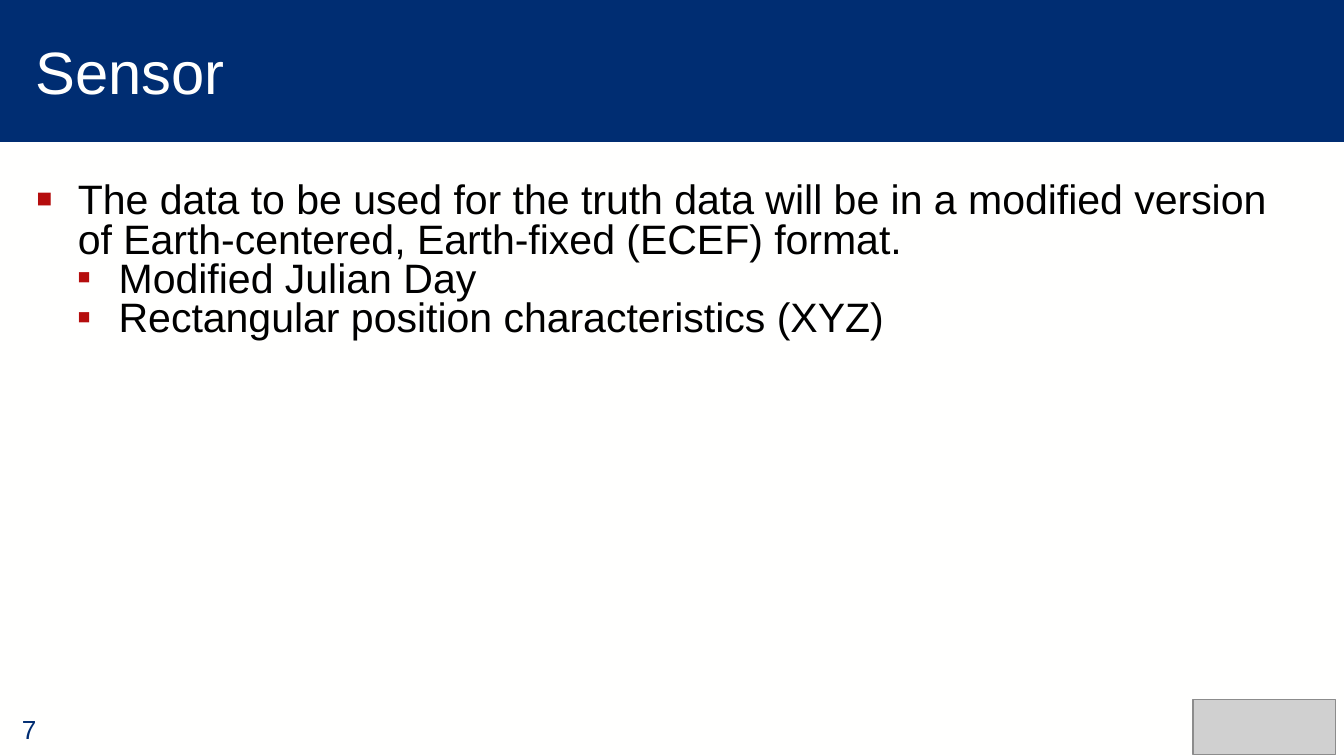
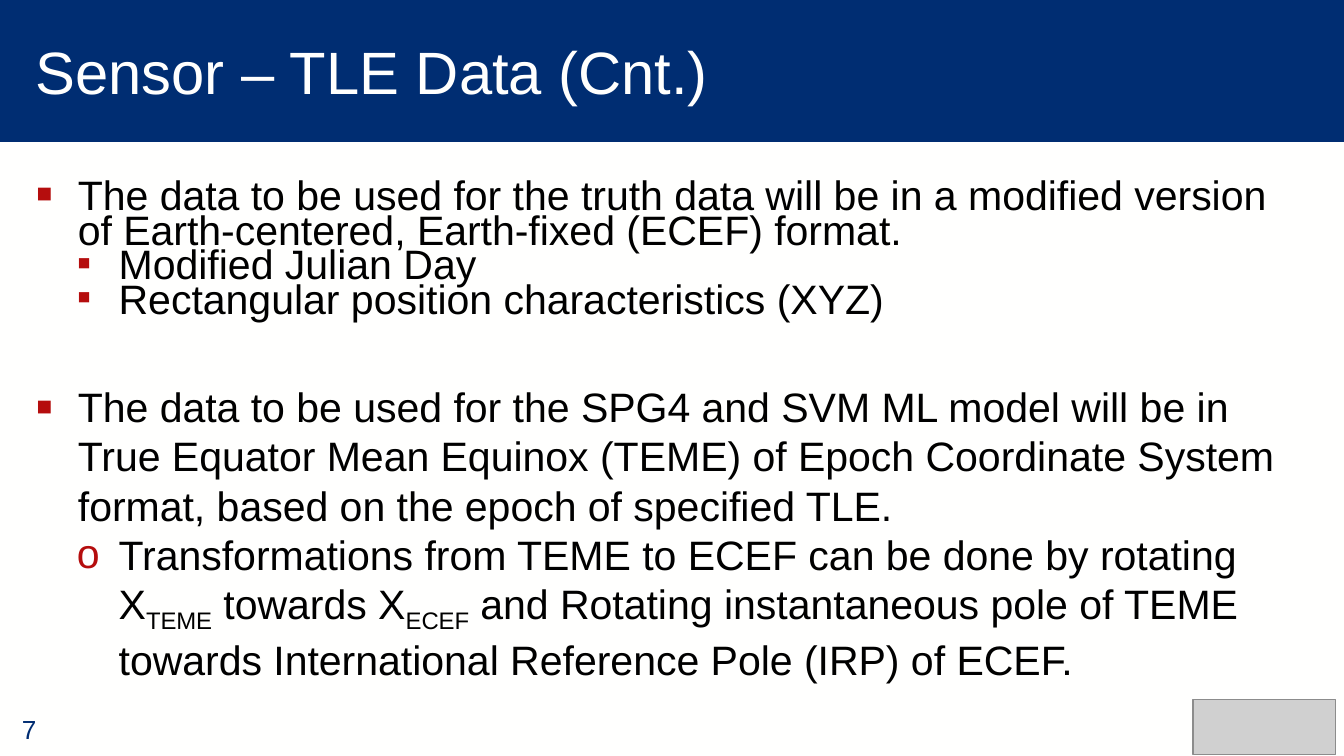
Before and after one commit to alec-briley/ML_SatelliteTracking, a slide deck: slide 7 of Final Project.pptx. Drawn at 1344x756 pixels with LibreOffice and Linux fonts; fonts in the diff are those of the drawing; grey boxes stand for pictures. Boxes give left, top, right and bottom in pixels: in the first picture for what was removed or moved away, otherwise in the second. Text is boxed around its words. In the diff, an @@ line names an element or a change of style, - is before the commit and + after.

Commit message:
Add files via upload
Added content to existing slides. Made font red for items we still need to work.

```diff
--- a/Final Project.pptx
+++ b/Final Project.pptx
@@ title at <box>35,50,708,106</box>: text changed @@
-Sensor
+Sensor – TLE Data (Cnt.)
@@ text at <box>78,180,1266,322</box>: line spacing 0.8 to 0.7 @@
@@ text at <box>78,392,1274,684</box>: paragraphs added @@
+▪ The data to be used for the SPG4 and SVM ML model will be in True Equator Mean Equinox (TEME) of Epoch Coordinate System format, based on the epoch of specified TLE.
+  o Transformations from TEME to ECEF can be done by rotating XTEME towards XECEF and Rotating instantaneous pole of TEME towards International Reference Pole (IRP) of ECEF.
```
Also in this commit, not shown: 9 other slides changed, 4 slides added, 1 slide removed.
